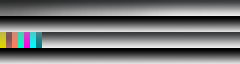
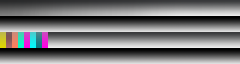
Layers edited between the first and the second (240, 64) image:
added layer "图层 3" above "event_light" over [42,32,48,48]
